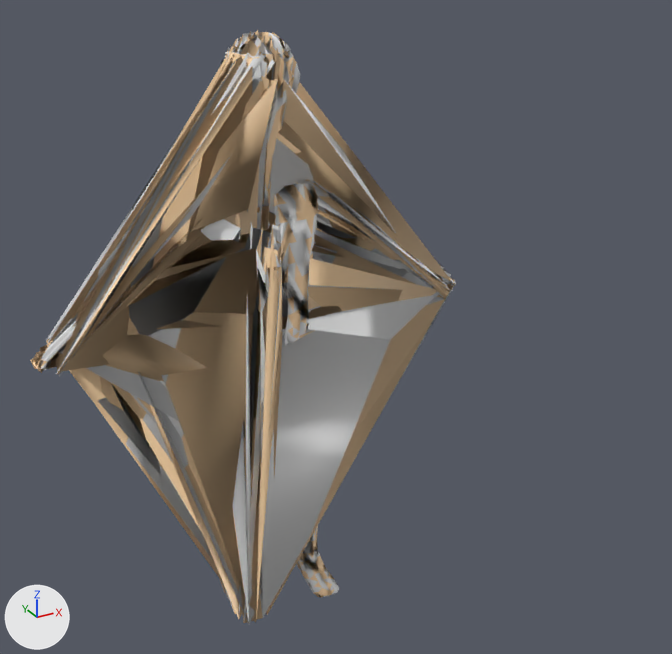
The OBJ model prog01/prog01/Resources/player/player.obj, before and after one commit.
The view is the same before and after, from a camera (50 mm lens) standing at (-2.8, -6.19, 5.54) and looking at (0.14, -0.84, 2.86). Arrows for +X, +Y and +Z are at lower left; the lights stay in place. Where no turn or scale is listed for an object, it has been applied to the vertices. Vertices at the same position are counted once.

The first picture shows 'Cube_Cube.001'.
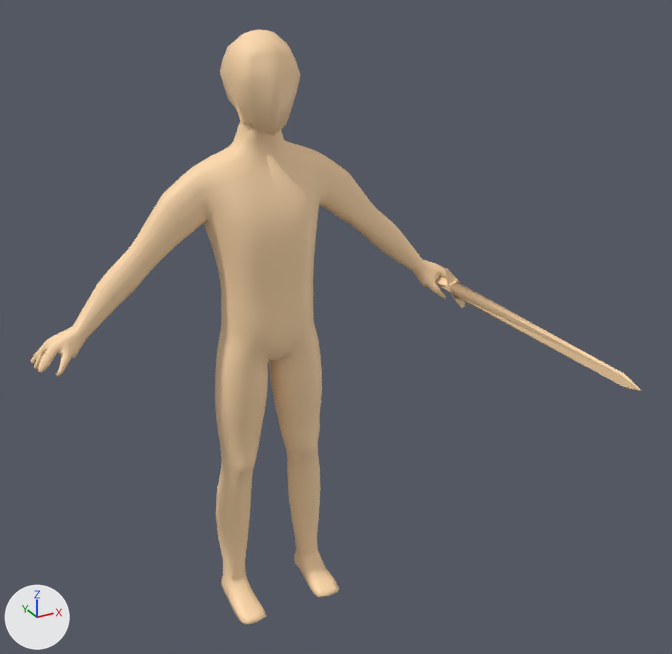
Changed parts and their boxes [x1, y1, x2, y2] in the pictures (672 x 654 px; the box of a moved part takes in the faces that stretch with it):
'Cube_Cube.001', reshaped (43% wider)
    before: [30, 30, 456, 624]
    after: [30, 29, 641, 625]
part 1 of me_cube_cube_001, moved or reshaped
    before: [234, 46, 454, 340]
    after: [414, 269, 641, 391]
part 2 of me_cube_cube_001, surface changed (brown to beige)
    before: [38, 185, 334, 597]
    after: [38, 130, 402, 597]
part 3 of me_cube_cube_001, recoloured (grey to beige)
    before: [278, 183, 454, 597]
    after: [269, 136, 403, 597]

Patch to the scene script:
```diff
--- a/prog01/prog01/Resources/player/player.obj.py
+++ b/prog01/prog01/Resources/player/player.obj.py
@@ me_cube_cube_001 @@
 # used by ob_cube_cube_001; location = (0.0, 0.0, 0.0)
-me_cube_cube_001.from_pydata(...)  # 2430 vertices, 4903 faces, 12 loose edges; spans x -1.81..1.81, y -0.35..0.34, z 0.0..4.82
+me_cube_cube_001.from_pydata(...)  # 2450 vertices, 4875 faces, 12 loose edges; spans x -1.81..1.81, y -2.33..0.34, z 0.0..4.82
+# me_cube_cube_001 part 1: 1 vertex moved within x 1.48, y 0.11, z 2.67; 65 vertices removed from x 1.43..1.79, y -0.1..0.17, z 2.57..2.84; 59 vertices added at x 1.54..1.77, y -2.33..0.26, z 2.45..2.84
+# me_cube_cube_001 part 2: 1385 kept faces spanning x -1.76..1.76, y -0.35..0.34, z 0.0..4.64 get new texture (UV) coordinates
+# me_cube_cube_001 part 3: 701 faces spanning x -0.02..1.76, y -0.35..0.34, z 0.0..4.64 switch from mat_none (white #e7e7e7) to mat_マテリアル (picture img_player_png)
```
